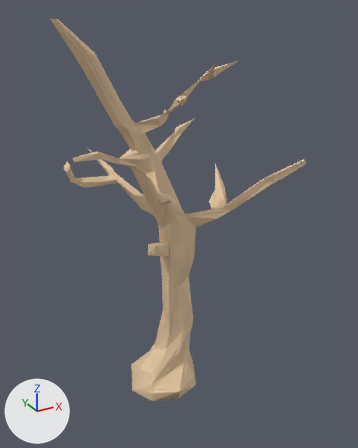
An edit to the FBX model Assets/Models/FBX/01/Drzewa/Tree_03.fbx, drawn before and after from the same camera.
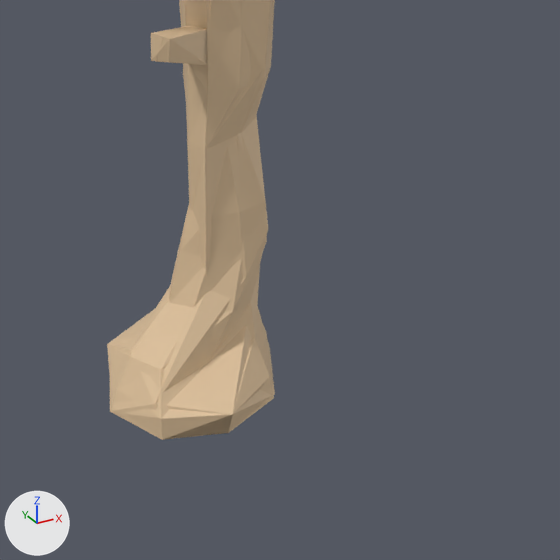
Each version appears first whole from a 50 mm lens placed at (-5.88, -11.77, 11.42), pointed at (0.8, 0.37, 5.34), and next in a close-up on the part from 25% to 85% of the width and 52% to 100% of the height. The lights are fixed; the arrows at lower left show +X, +Y and +Z. The last two pictures show the newer version. Where no turn or scale is listed for an object, it has been applied to the vertices.

Script lines for the objects in view, before the commit:
```python
me_tree_03 = bpy.data.meshes.new('Tree_03')
me_tree_03.from_pydata(...)  # 243 vertices, 477 faces; spans x -2.67..3.56, y -2.69..3.46, z 0.0..11.17
me_tree_03.materials.append(mat_bark_003)  # beige #dfc29c
me_tree_03_001 = bpy.data.meshes.new('Tree_03.001')
me_tree_03_001.from_pydata(...)  # 121 vertices, 238 faces; spans x -2.61..3.5, y -2.21..3.57, z 0.0..11.18
me_tree_03_001.materials.append(mat_bark_003)  # beige #dfc29c
ob_tree_03_0 = bpy.data.objects.new('Tree_03_0', me_tree_03)
ob_tree_03_0.location = (0.0, 0.0, 0.0)
ob_tree_03_1 = bpy.data.objects.new('Tree_03_1', me_tree_03_001)
ob_tree_03_1.location = (0.0, 0.0, 0.0)
```
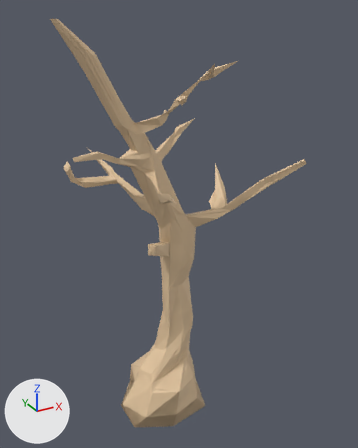
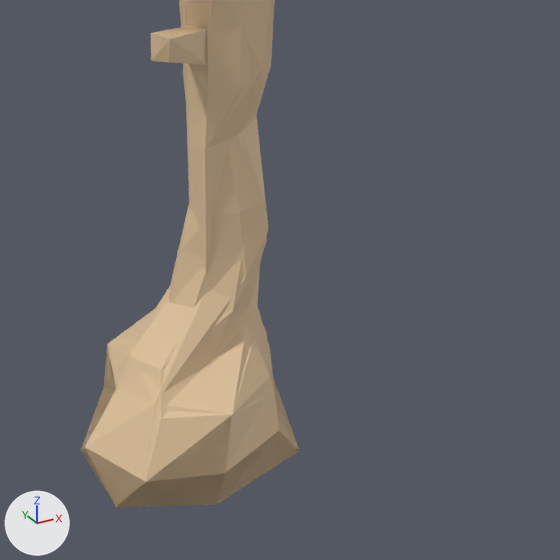
What changed in the scene script:
```text
Change me_tree_03:
    used by ob_tree_03_0; location = (0.0, 0.0, 0.0)
    remove me_tree_03.from_pydata(...)  # 243 vertices, 477 faces; spans x -2.67..3.56, y -2.69..3.46, z 0.0..11.17
    add me_tree_03.from_pydata(...)  # 251 vertices, 496 faces; spans x -2.67..3.56, y -2.69..3.46, z -1.0..11.17
    me_tree_03 part 1
    1 vertex is removed from x 0.77, y 0.77, z 0.0
    6 faces are deleted
    7 vertices move from x -1.13..1.17, y -1.04..1.0, z 0.0 to x -1.51..1.21, y -1.27..1.27, z -0.36
    9 vertices are added at x -1.35..1.26, y -1.11..1.2, z -1.0..-0.36
    25 new faces join them
Change me_tree_03_001:
    used by ob_tree_03_1; location = (0.0, 0.0, 0.0)
    remove me_tree_03_001.from_pydata(...)  # 121 vertices, 238 faces; spans x -2.61..3.5, y -2.21..3.57, z 0.0..11.18
    add me_tree_03_001.from_pydata(...)  # 133 vertices, 262 faces; spans x -2.61..3.5, y -2.21..3.57, z -1.0..11.18
    me_tree_03_001 part 2
    5 vertices are removed from x -1.12..-0.01, y -1.04..1.0, z 0.0..0.05
    16 faces are deleted
    17 vertices are added at x -1.51..1.26, y -1.27..1.27, z -1.0..0.31
    40 new faces join them
```

Location of each change, (x1, y1, x2, y2) in pixels of the close-ups (560 x 560 px):
'Tree_03_0', reshaped: before (107, 0, 275, 440); after (81, 0, 300, 507)
'Tree_03_1', reshaped: before (107, 0, 275, 438); after (85, 0, 279, 482)
part 1 of me_tree_03, built on: before (108, 341, 274, 440); after (81, 340, 300, 507)
part 2 of me_tree_03_001, built on: before (107, 344, 275, 438); after (85, 344, 279, 482)
